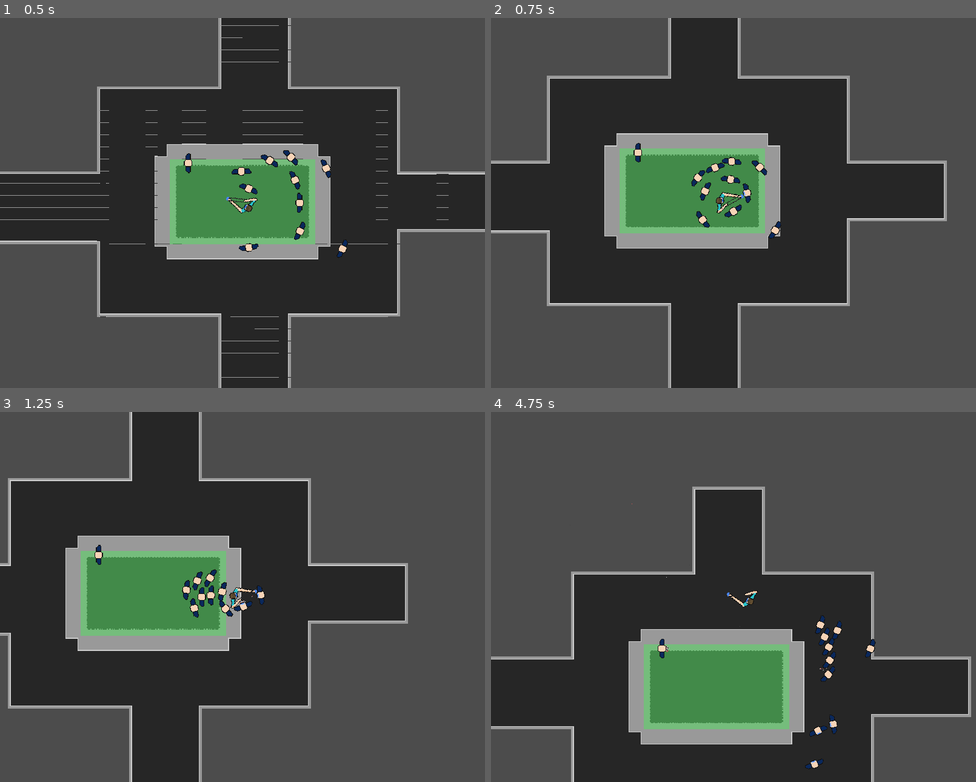
Above: before the commit, frames 1-4 (two rows, left to right).
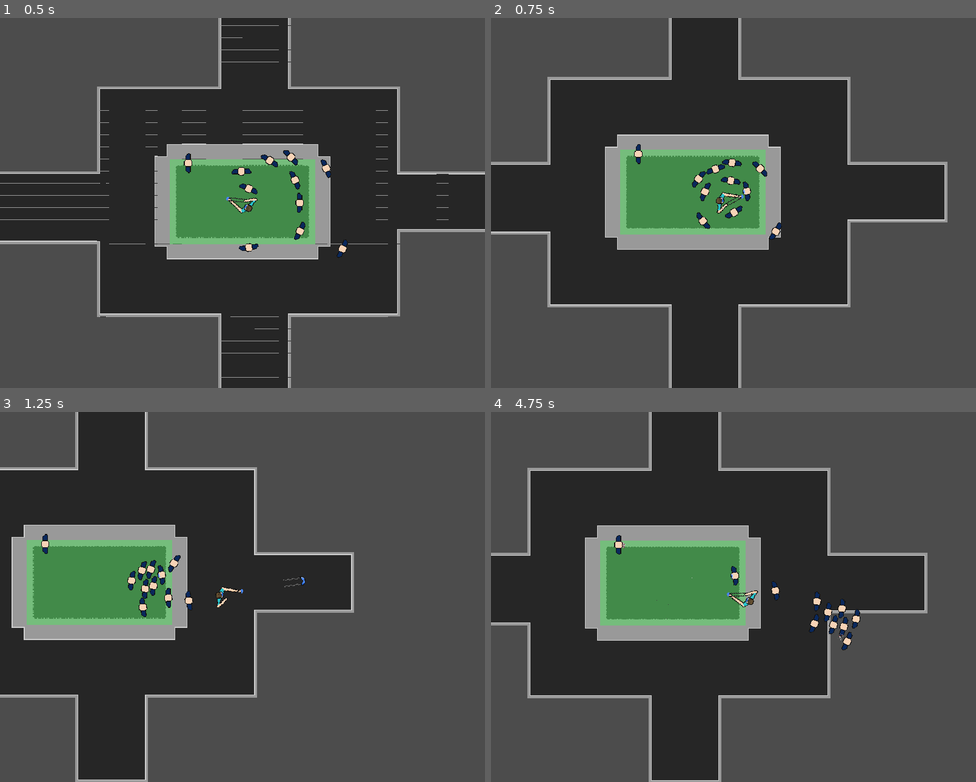
Above: after the commit, the same moments.

Repository: MCluck90/get-masked-open-jam-2020
Game: Godot game, scene res://Levels/TestLevel.tscn
Two runs of this game, one before a commit and one after it. Both use one fixed random seed, a clock stepped at 60 frames per second and the inputs below.
Inputs (mouse positions are in pixels of both pictures, inside the frame that each line leads up to):
- Up to frame 1 (0.5 s): no input
- Up to frame 2 (0.75 s): move the mouse to (840, 184) at 0.52 s; hold D (move_right) from 0.53 s (still down); hold Space (shoot) from 0.53 s (still down)
- Up to frame 3 (1.25 s): keep holding D (move_right); keep holding Space (shoot)
- Up to frame 4 (4.75 s): move the mouse to (636, 615) at 1.27 s; release D (move_right) at 1.28 s; release Space (shoot) at 1.28 s; hold S (move_down) 1.28-2.03 s; tap Space (shoot) at 1.35, 2.85, 4.35 s; move the mouse to (782, 515) at 2.02 s; hold D (move_right) 2.03-2.78 s; hold Space (shoot) 2.03-2.78 s; move the mouse to (709, 671) at 2.77 s; hold W (move_up) 2.78-3.53 s; move the mouse to (879, 652) at 3.52 s; hold Space (shoot) 3.53-4.28 s; hold A (move_left) from 3.53 s (still down); move the mouse to (588, 541) at 4.27 s

Frame 1 is identical in both runs. In frame 2, 3.6% of the frame differs, in the area x 0-95%, y 0-100%; in frame 3, 32%; in frame 4, 57%, in the area x 0-99%, y 0-100%.

Commit message:
Improve player pushing

Diff:
--- a/game/Player/Player.gd
+++ b/game/Player/Player.gd
@@ -54,7 +54,7 @@
 	for i in range(get_slide_count()):
 		var collision = get_slide_collision(i)
 		if collision && collision.collider.has_method("move_and_slide"):
-			collision.collider.move_and_slide(input_vector * 100.0)
+			collision.collider.move_and_slide(position.direction_to(collision.collider.position) * 100.0)
 
 func move_camera():
 	camera_target.rotate(-rotation)
